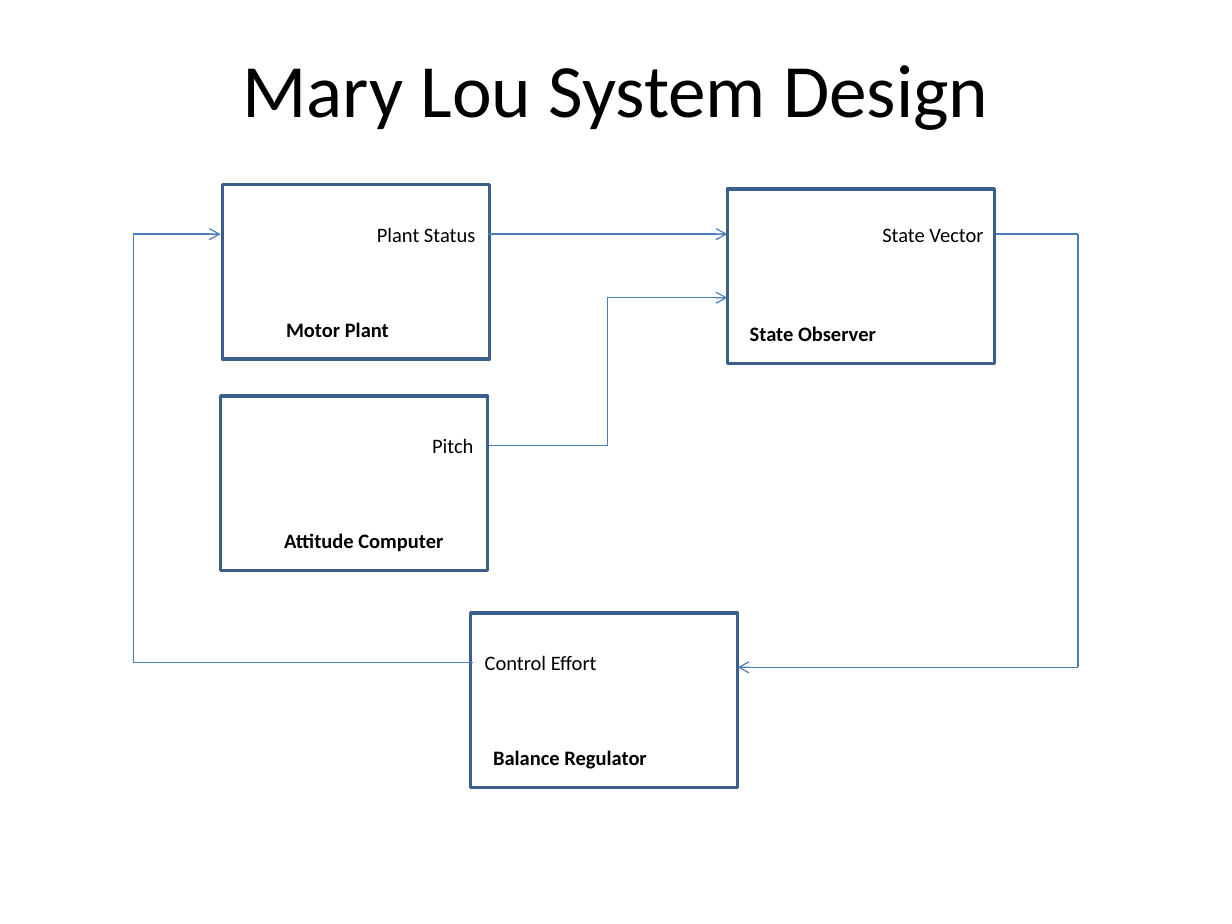
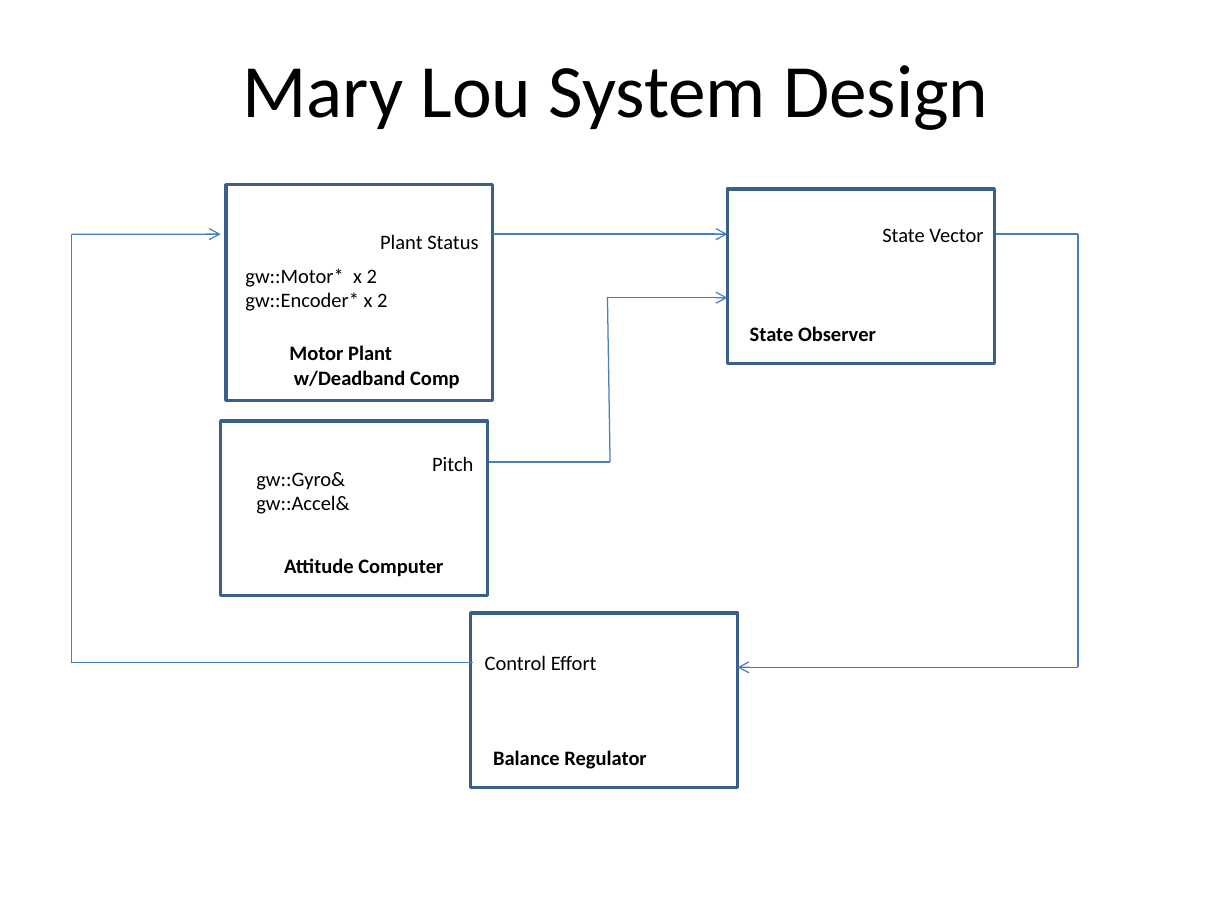
Before and after one commit to zacsketches/MaryLou, a slide deck: slide 2 of Datasheets/Gyro_system.pptx. Drawn at 1232x924 pixels with LibreOffice and Linux fonts; fonts in the diff are those of the drawing. Boxes give left, top, right and bottom in pixels: in the first picture for what was removed or moved away, otherwise in the second. Text is boxed around its words. In the diff, an @@ line names an element or a change of style, - is before the commit and + after.

```diff
--- a/Datasheets/Gyro_system.pptx
+++ b/Datasheets/Gyro_system.pptx
@@ rectangle: place and size @@
-rectangle at [223,185,490,360]
+rectangle at [225,185,493,400]
@@ line moved from (133, 663) - (133, 234) to (71, 663) - (71, 234) @@
@@ arrow moved from (133, 234) - (221, 234) to (71, 234) - (221, 234) @@
@@ text "Plant Status": place and size @@
-text "Plant Status" at [377,227,475,242]
+text "Plant Status" at [380,234,478,249]
@@ arrow moved from (488, 234) - (727, 234) to (493, 234) - (727, 234) @@
@@ text added at [245,268,387,311], 12 pt, text #000000 @@
+gw::Motor* x 2
+gw::Encoder* x 2
@@ line moved from (607, 446) - (607, 298) to (610, 462) - (607, 298) @@
@@ text "Motor Plant": place and size @@
-text "Motor Plant" at [286,322,389,337]
+text "Motor Plant" at [289,345,460,389]
@@ text at [294,370,460,389]: paragraph added @@
+w/Deadband Comp
@@ rectangle: place and size @@
-rectangle at [221,397,488,572]
+rectangle at [221,421,488,596]
@@ text "Pitch": place and size @@
-text "Pitch" at [432,438,473,453]
+text "Pitch" at [432,456,473,471]
@@ text added at [256,472,349,514], 12 pt, text #000000 @@
+gw::Gyro&
+gw::Accel&
@@ line moved from (489, 446) - (607, 446) to (489, 462) - (610, 462) @@
@@ text "Attitude Computer": place and size @@
-text "Attitude Computer" at [284,533,443,552]
+text "Attitude Computer" at [284,558,443,577]
@@ line moved from (473, 663) - (133, 663) to (473, 663) - (71, 663) @@
```
Also in this commit, not shown: 1 other slide changed.
